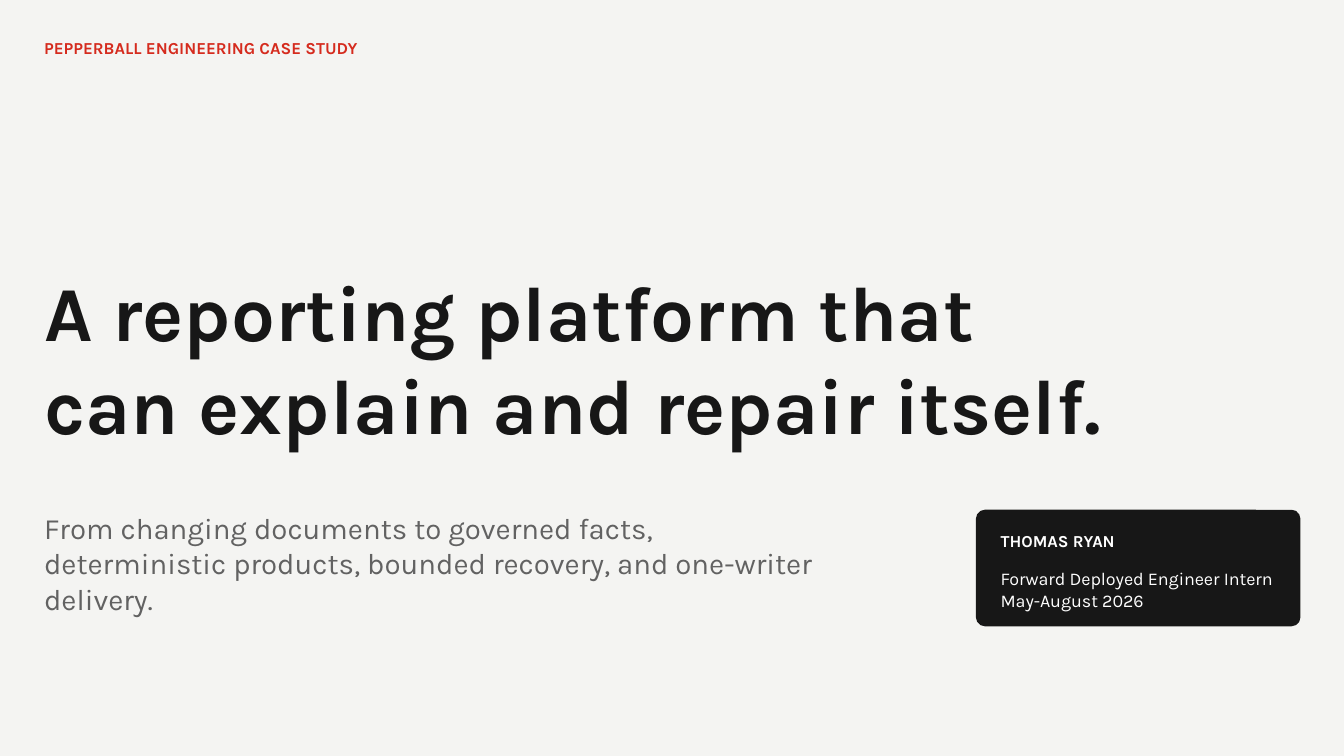
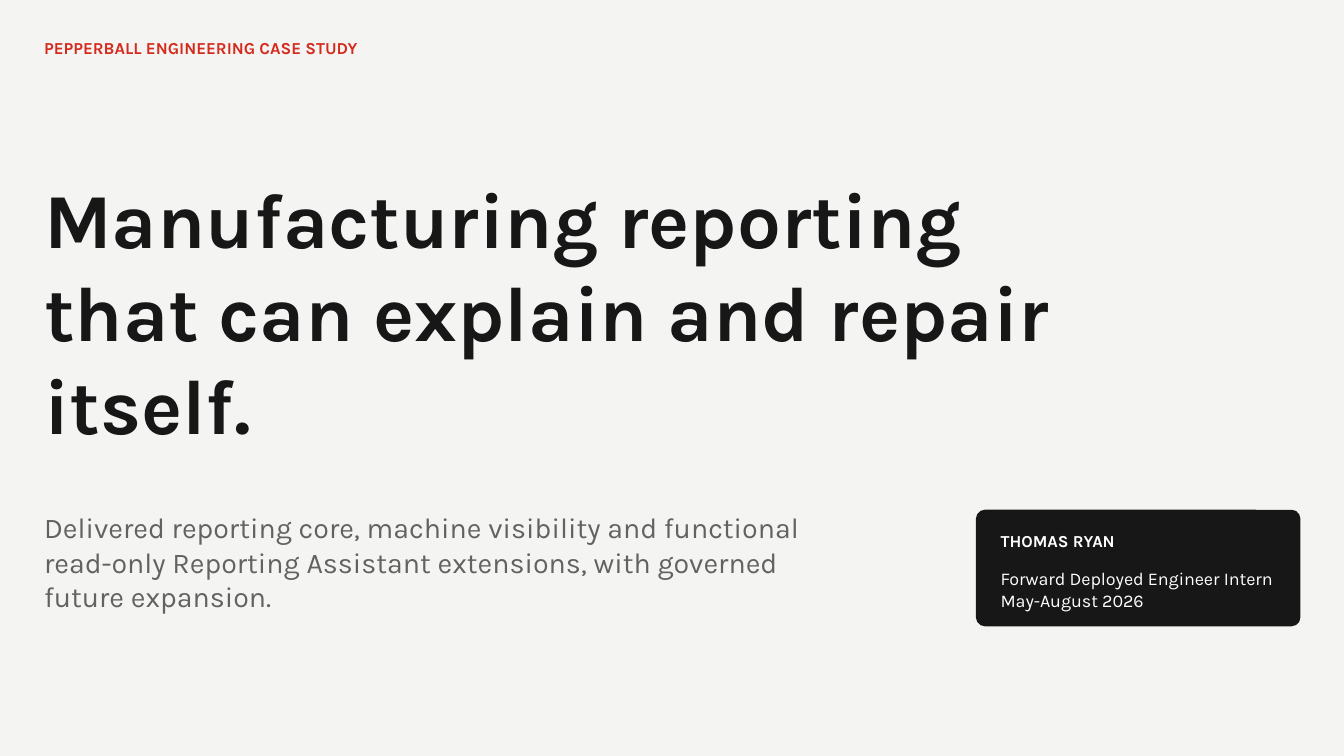
Before and after one commit to tonnyryam/pepperball-reporting-platform-case-study, a slide deck: slide 1 of public/Thomas-Ryan-PepperBall-Platform-Case-Study.pptx. Drawn at 1344x756 pixels with LibreOffice and Linux fonts; fonts in the diff are those of the drawing. Boxes give left, top, right and bottom in pixels: in the first picture for what was removed or moved away, otherwise in the second. Text is boxed around its words. In the diff, an @@ line names an element or a change of style, - is before the commit and + after.

Commit message:
Align public case study and delivered assistant status

```diff
--- a/public/Thomas-Ryan-PepperBall-Platform-Case-Study.pptx
+++ b/public/Thomas-Ryan-PepperBall-Platform-Case-Study.pptx
@@ text at <box>44,192,1049,435</box>: text changed @@
-A reporting platform that can explain and repair itself.
+Manufacturing reporting that can explain and repair itself.
@@ text at <box>44,518,799,614</box>: text changed; size 21 to 20.4 pt @@
-From changing documents to governed facts, deterministic products, bounded recovery, and one-writer delivery.
+Delivered reporting core, machine visibility and functional read-only Reporting Assistant extensions, with governed future expansion.
```
Also in this commit, not shown: 3 other slides changed, 24 other files.
